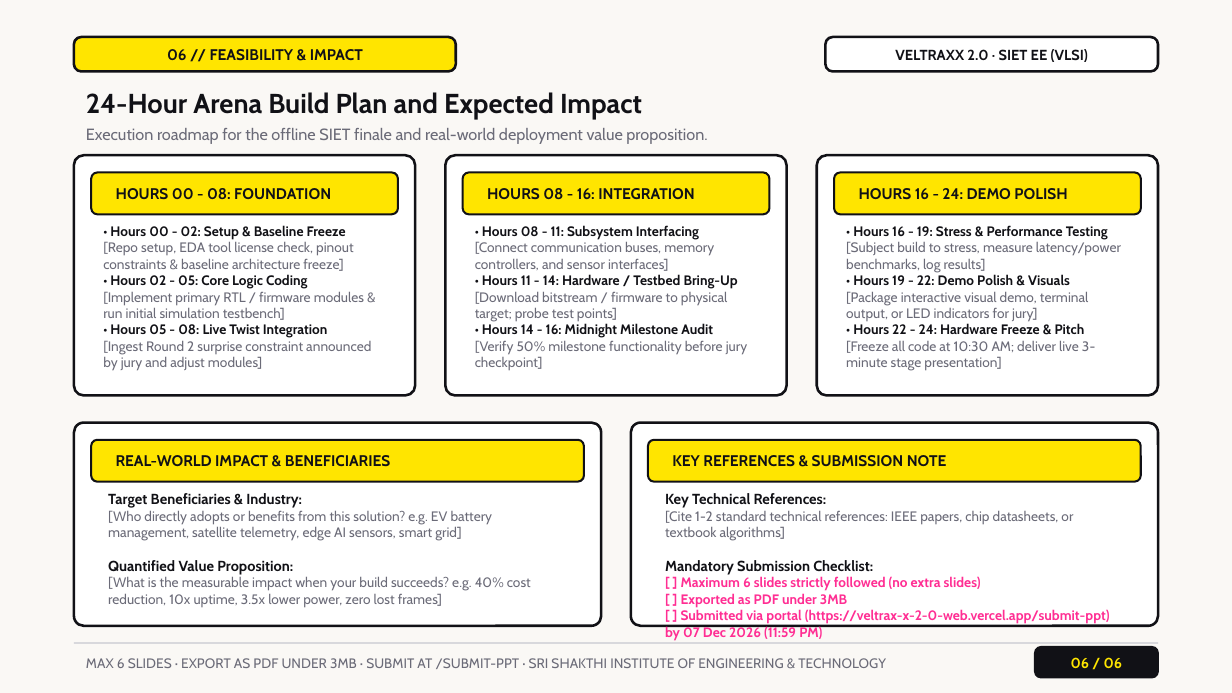
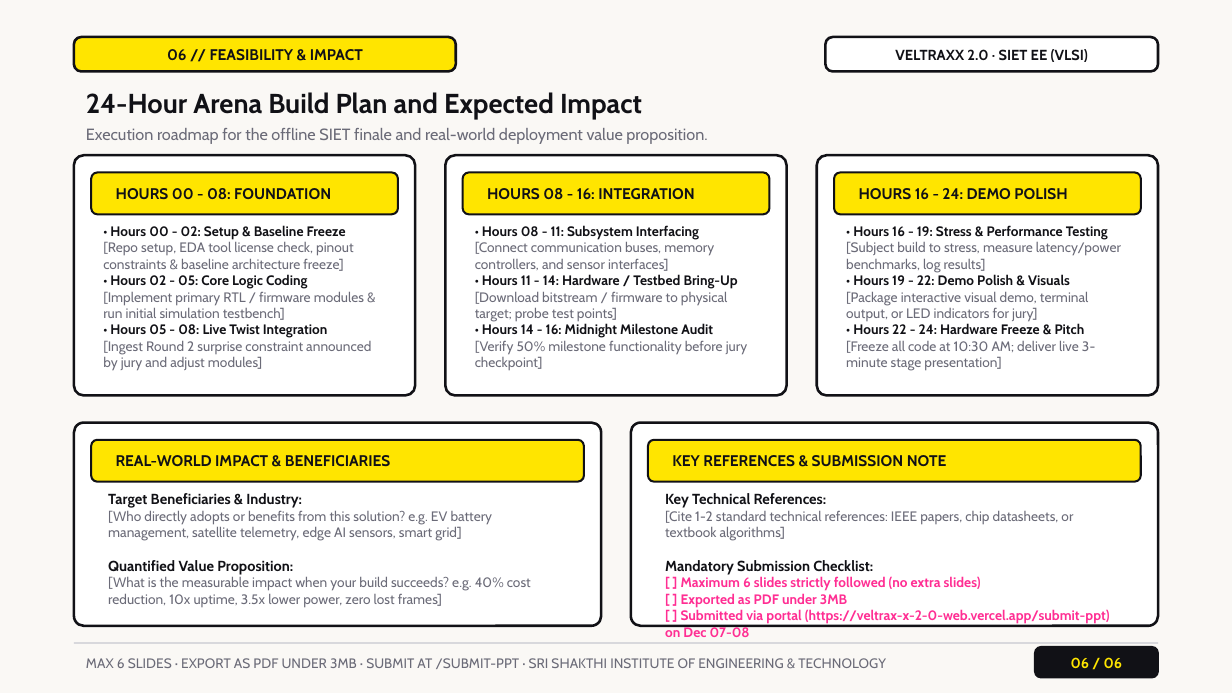
Before and after one commit to Darshan4721/VeltraxX_2.0_web, a slide deck: slide 6 of public/downloads/VELTRAXX_2.0_Round1_Template.pptx. Drawn at 1232x693 pixels with LibreOffice and Linux fonts; fonts in the diff are those of the drawing. Boxes give left, top, right and bottom in pixels: in the first picture for what was removed or moved away, otherwise in the second. Text is boxed around its words. In the diff, an @@ line names an element or a change of style, - is before the commit and + after.

```diff
--- a/public/downloads/VELTRAXX_2.0_Round1_Template.pptx
+++ b/public/downloads/VELTRAXX_2.0_Round1_Template.pptx
@@ text at (665, 609, 1110, 637): text changed @@
-[ ] Submitted via portal (https://veltrax-x-2-0-web.vercel.app/submit-ppt) by 07 Dec 2026 (11:59 PM)
+[ ] Submitted via portal (https://veltrax-x-2-0-web.vercel.app/submit-ppt) on Dec 07-08
```
Also in this commit, not shown: 19 other files.
